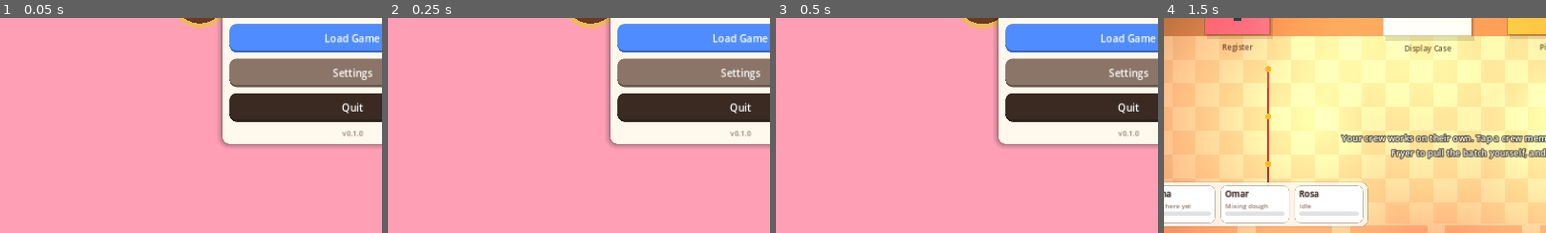
Above: before the commit, frames 1-4 (left to right).
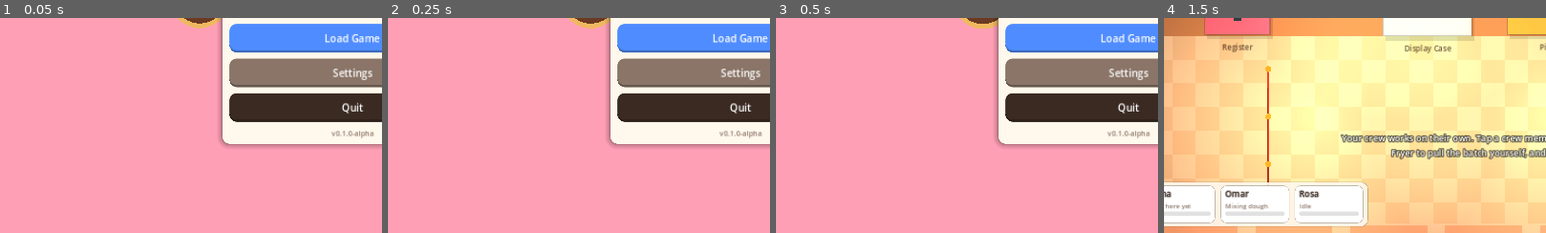
Above: after the commit, the same moments.

Repository: jaineil32624/glaze-and-grind
Game: Godot game, scene res://scenes/main.tscn
Same seed, same stepped clock (60 frames per second), same inputs: the game is played once before the commit and once after it.
Inputs:
- Up to frame 1 (0.05 s): no input
- Up to frame 2 (0.25 s): no input
- Up to frame 3 (0.5 s): no input
- Up to frame 4 (1.5 s): click "New Game" at 0.5 s; click "⏸" at 1.25 s
The pictures show only the part of the screen within x 4-54%, y 50-100%; the shares and areas given below are measured in that part.

The runs differ from the first frame. In frame 1, 0.2% of the frame differs, in the area x 86-98%, y 52-56%; in frame 2, 0.2%; in frame 3, 0.2%; in frame 4, nothing differs.

Commit message:
CI: publish release from main using project version
Co-Authored-By: Claude Opus 5.5 <noreply@anthropic.com>
Claude-Session: https://claude.ai/code/session_016PUnJbd8rVDDq42Xx3qXE1

Diff:
--- a/project.godot
+++ b/project.godot
@@ -7,7 +7,7 @@
 
 config/name="Glaze & Grind"
 config/description="Run a bustling donut and coffee shop: autonomous crew, rush hours, upgrades and expansion."
-config/version="0.1.0"
+config/version="0.1.0-alpha"
 run/main_scene="res://scenes/main.tscn"
 config/features=PackedStringArray("4.3", "GL Compatibility")
 config/icon="res://assets/marketing/app_icon_512.png"
Not shown, changed: .github/workflows/ci.yml
